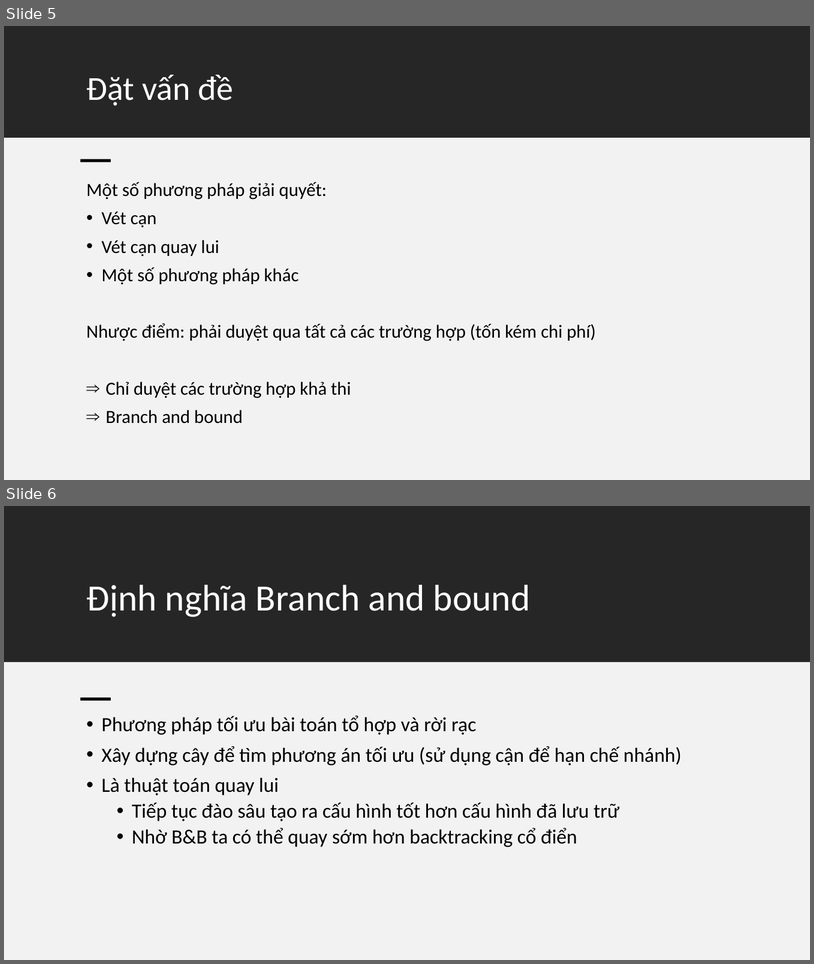
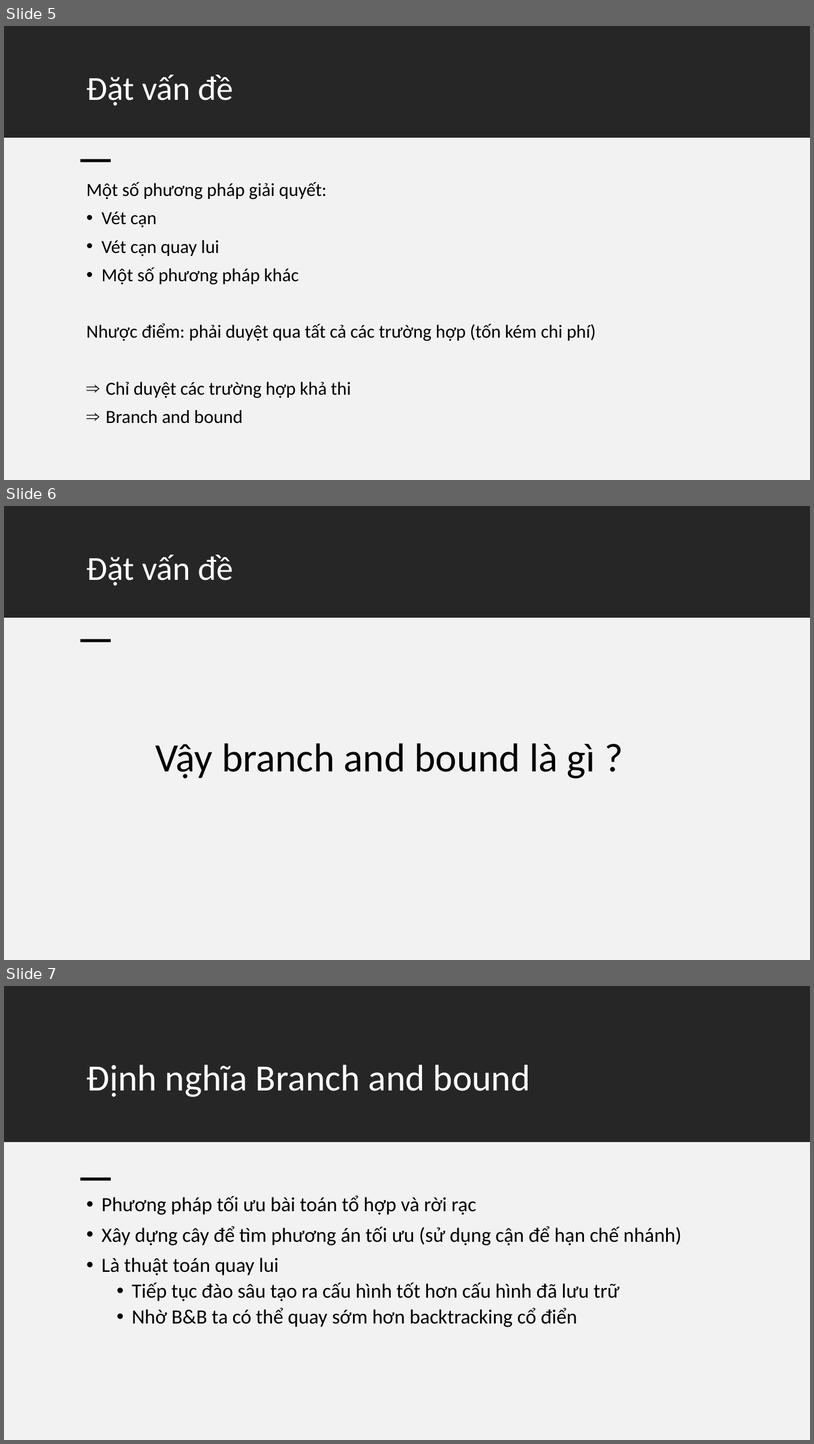
Before and after one commit to Nhatthanh1/CS112.L23.N09, a slide deck: Seminar/BranchAndBound.pptx. Shown one above the other, each under a label of ours: slides 5 and 6 before the commit, slides 5, 6 and 7 after it. The pictures are 814x964 and 814x1444 pixels, drawn with LibreOffice and Linux fonts; fonts in the diff are those of the drawing. Boxes give left, top, right and bottom in pixels: in the first picture for what was removed or moved away, otherwise in the second. Text is boxed around its words. In the diff, an @@ line names an element or a change of style, - is before the commit and + after.

```diff
--- a/Seminar/BranchAndBound.pptx
+++ b/Seminar/BranchAndBound.pptx
@@ slide 6 added at (4, 506, 810, 960), background #FFFFFF @@
@@ rectangle added at (4, 506, 810, 618), fill #262626 @@
@@ title added at (87, 555, 233, 586), 40 pt, text #FFFFFF @@
+Đặt vấn đề
@@ rectangle added at (4, 618, 810, 960), fill #F2F2F2 @@
@@ rectangle added at (81, 639, 111, 642), fill #000000 @@
@@ text added at (155, 743, 596, 778), 48 pt, text #000000 @@
+Vậy branch and bound là gì ?
@@ what was slide 6 is now slide 7 @@
```
Also in this commit, not shown: 2 slides changed, 1 other file.
